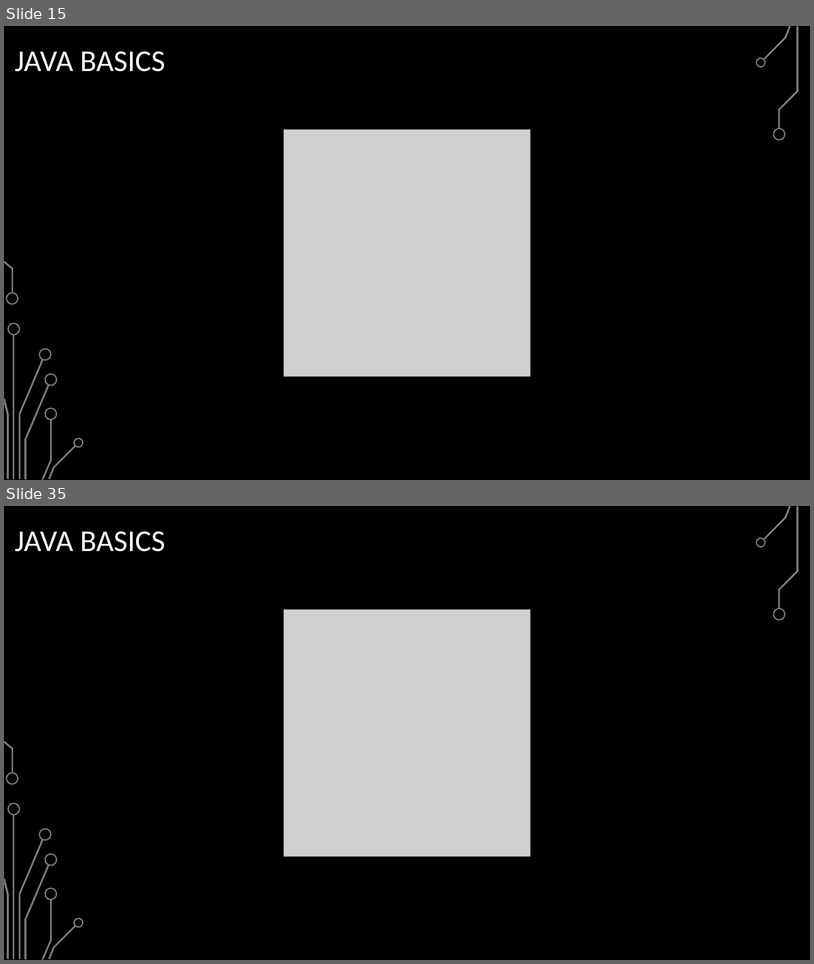
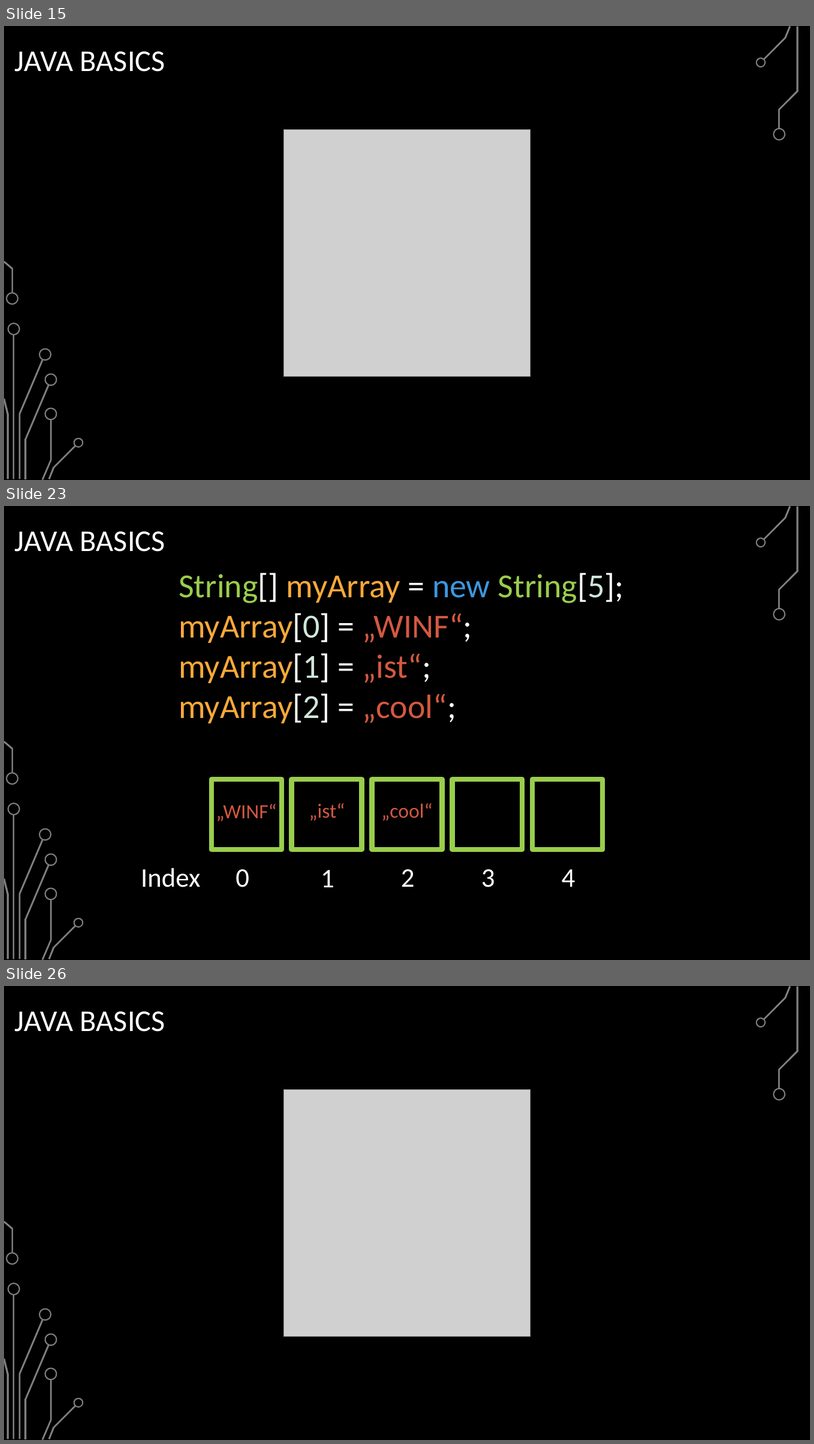
Before and after one commit to BelmontR/Java-Tutorial-Course, a slide deck: Java Grundkurs.pptx. Shown one above the other, each under a label of ours: slides 15 and 35 before the commit, slides 15, 23 and 26 after it; the slides between them are not shown. The pictures are 814x964 and 814x1444 pixels, drawn with LibreOffice and Linux fonts; fonts in the diff are those of the drawing; grey boxes stand for pictures; background and template pictures are left out. Boxes give left, top, right and bottom in pixels: in the first picture for what was removed or moved away, otherwise in the second. Text is boxed around its words. In the diff, an @@ line names an element or a change of style, - is before the commit and + after.

```diff
--- a/Java Grundkurs.pptx
+++ b/Java Grundkurs.pptx
@@ slide 23 added at box(4, 506, 810, 960), background picture (left out); not listed: 17 template elements that a slide beside it also shows @@
@@ title added at box(15, 531, 165, 552), 36 pt, text #FFFFFF @@
+JAVA BASICS
@@ text added at box(179, 573, 624, 723), 40 pt, text #FAA93A @@
+String[] myArray = new String[5];
+myArray[0] = „WINF“;
+myArray[1] = „ist“;
+myArray[2] = „cool“;
@@ group added at box(212, 780, 603, 850): 5 rectangles @@
@@ text added at box(216, 804, 277, 821), 24 pt, text #D35940 @@
+„WINF“
@@ text added at box(309, 803, 345, 820), 24 pt, text #D35940 @@
+„ist“
@@ text added at box(381, 803, 432, 820), 24 pt, text #D35940 @@
+„cool“
@@ text added at box(141, 868, 200, 887), 32 pt, text #FFFFFF @@
+Index
@@ text added at box(236, 869, 249, 887), 32 pt, text #FFFFFF @@
+0
@@ text added at box(321, 870, 335, 887), 32 pt, text #FFFFFF @@
+1
@@ text added at box(401, 869, 415, 886), 32 pt, text #FFFFFF @@
+2
@@ text added at box(482, 869, 495, 887), 32 pt, text #FFFFFF @@
+3
@@ text added at box(562, 869, 576, 886), 32 pt, text #FFFFFF @@
+4
@@ what was slide 35 is now slide 26 @@
```
Also in this commit, not shown: 6 slides changed, 28 other slides added, 2 other files.
